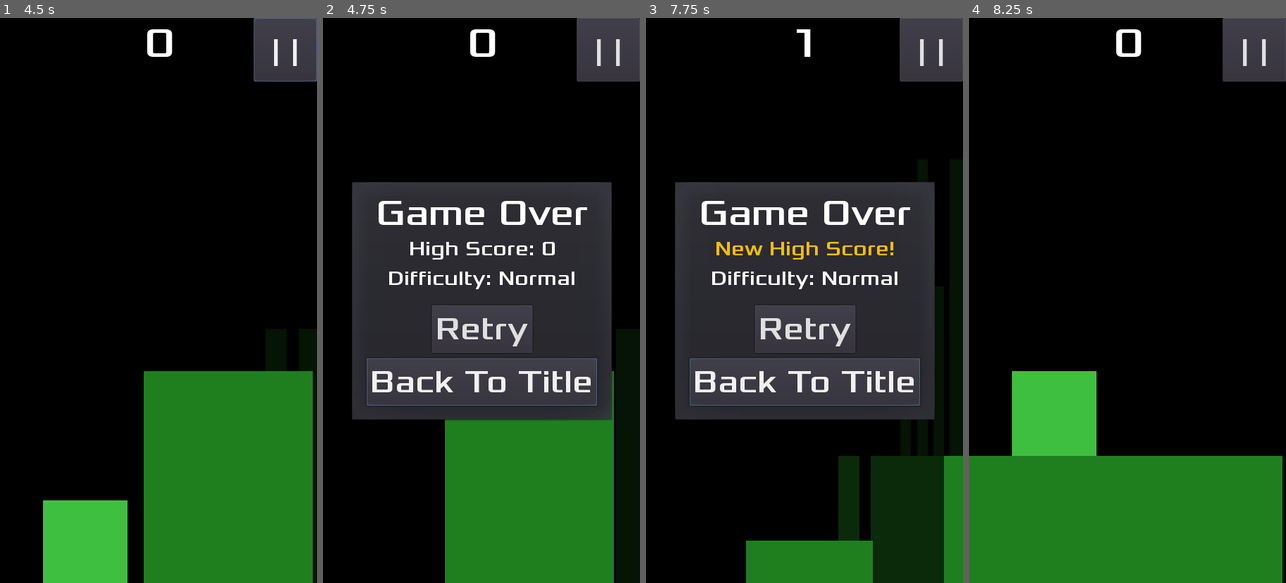
Above: before the commit, frames 1-4 (left to right).
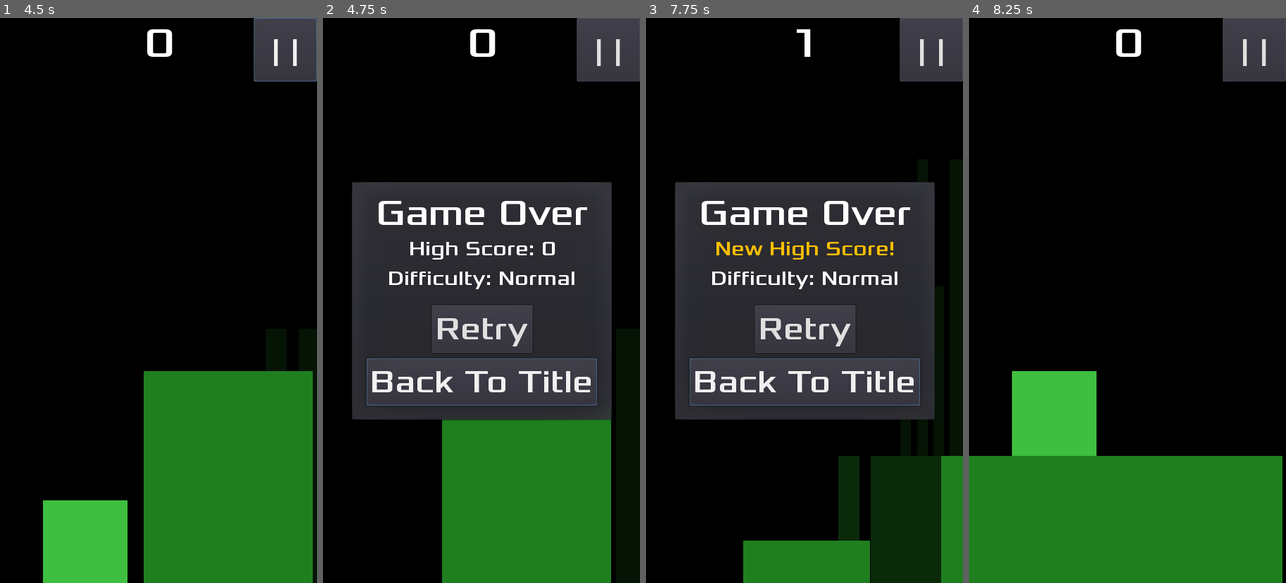
Above: after the commit, the same moments.

Repository: tomas7770/RunJump
Game: Godot game, scene res://scenes/Main/Main.tscn
Two runs of this game, one before a commit and one after it. Both use one fixed random seed, a clock stepped at 60 frames per second and the inputs below. This scene is started directly instead of the project's main scene.
Inputs (mouse positions are in pixels of both pictures, inside the frame that each line leads up to):
- Up to frame 1 (4.5 s): click "| |" at 0.5 s; click "Continue" at 1.25 s; click "| |" at 2 s; click "Continue" at 2.75 s; click "| |" at 3.5 s; click "Continue" at 4.25 s
- Up to frame 2 (4.75 s): no input
- Up to frame 3 (7.75 s): click "Retry" at 5 s; move the mouse to (874, 272) at 5.77 s; click (874, 272) at 5.92 s; move the mouse to (741, 328) at 6.52 s; click (741, 328) at 6.67 s; move the mouse to (836, 176) at 7.27 s; click (836, 176) at 7.42 s
- Up to frame 4 (8.25 s): click "Retry" at 8 s

Frame 1 is identical in both runs. In frame 2, 0.6% of the frame differs, in the area x 37-92%, y 62-100%; in frame 3, 0.3%; in frame 4, nothing differs.

Commit message:
Move game-over logic to _physics_process

Diff:
--- a/scenes/Main/Main.gd
+++ b/scenes/Main/Main.gd
@@ -20,6 +20,7 @@
 var current_difficulty
 var current_character
 var in_preparation
+var game_over = false
 
 # Called when the node enters the scene tree for the first time.
 func _ready():
@@ -92,10 +93,13 @@
 	$SpawnTimer.start(1.5*distance_scale/speed)
 	$PreparationTimer.start()
 
-# Called every frame. 'delta' is the elapsed time since the previous frame.
-func _process(_delta):
-	if !(GlobalVariables.pause):
+func _physics_process(delta):
+	if !(GlobalVariables.pause) and !game_over:
+		var plats = get_tree().get_nodes_in_group("Platforms")
+		for platX in plats:
+			platX.bodyposition.x -= speed*delta
 		if player.bodyposition.y-64 > screen_size.y:
+			game_over = true
 			GlobalVariables.pause = true
 			player.queue_free()
 			var old_highscore = GlobalVariables.highscore_get()
@@ -103,12 +107,6 @@
 				$HUD.newhighscore(old_highscore, score)
 			GlobalVariables.highscore_set(score, current_character, current_difficulty)
 			$HUD.game_over()
-
-func _physics_process(delta):
-	if !(GlobalVariables.pause):
-		var plats = get_tree().get_nodes_in_group("Platforms")
-		for platX in plats:
-			platX.bodyposition.x -= speed*delta
 
 func _on_pause(pause):
 	$SpawnTimer.set_paused(pause)
